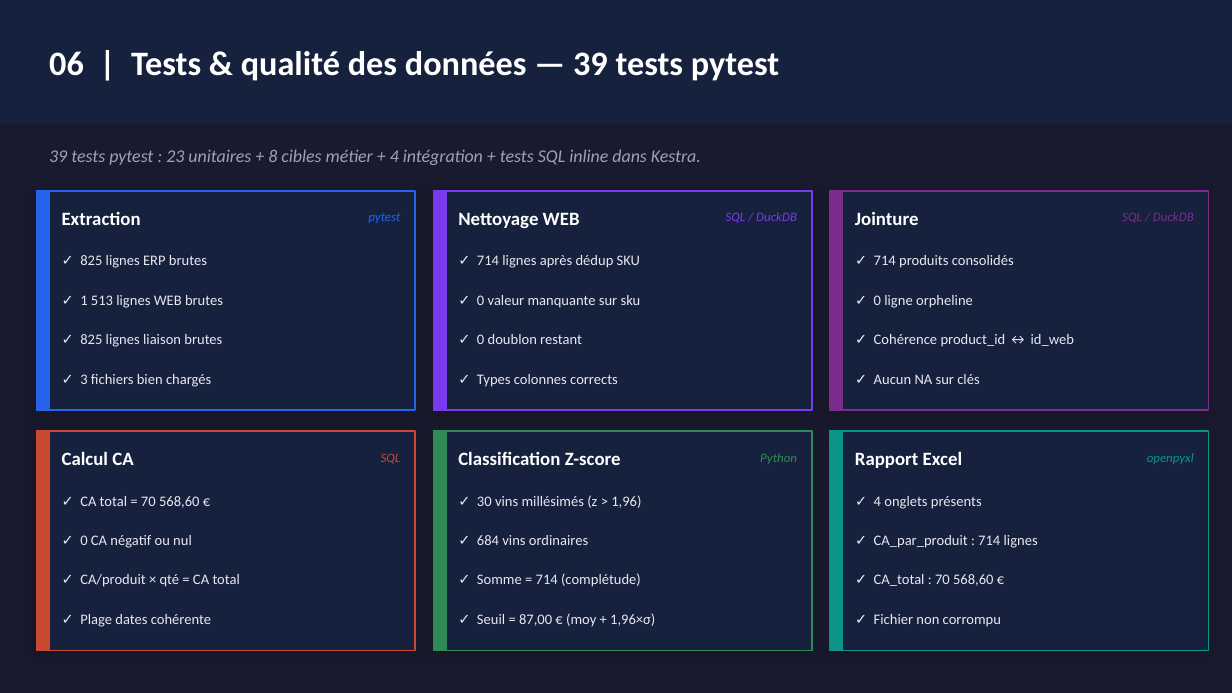
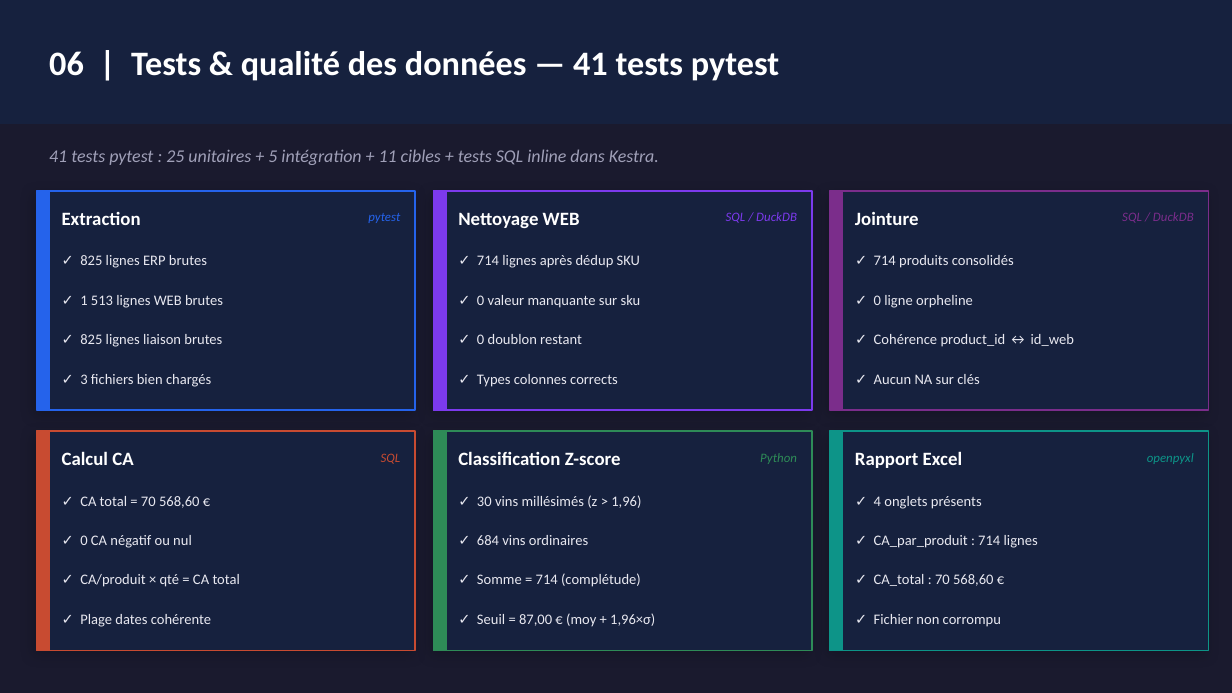
Before and after one commit to mcourte/DE_Projet_10, a slide deck: slide 8 of BottleNeck_Pipeline.pptx. Drawn at 1232x693 pixels with LibreOffice and Linux fonts; fonts in the diff are those of the drawing. Boxes give left, top, right and bottom in pixels: in the first picture for what was removed or moved away, otherwise in the second. Text is boxed around its words. In the diff, an @@ line names an element or a change of style, - is before the commit and + after.

```diff
--- a/BottleNeck_Pipeline.pptx
+++ b/BottleNeck_Pipeline.pptx
@@ text at box(49, 51, 779, 81): text changed @@
-06 | Tests & qualité des données — 39 tests pytest
+06 | Tests & qualité des données — 41 tests pytest
@@ text at box(49, 149, 659, 165): text changed @@
-39 tests pytest : 23 unitaires + 8 cibles métier + 4 intégration + tests SQL inline dans Kestra.
+41 tests pytest : 25 unitaires + 5 intégration + 11 cibles + tests SQL inline dans Kestra.
```
Also in this commit, not shown: 10 other slides changed.
